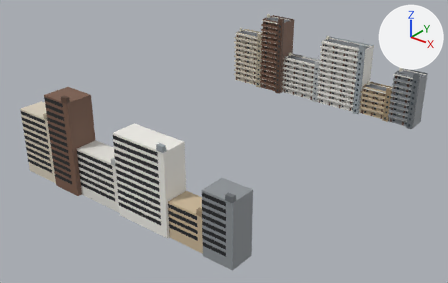
One commit to the glTF model public/models/buildings/manshon.glb: the scene before it, then after it.
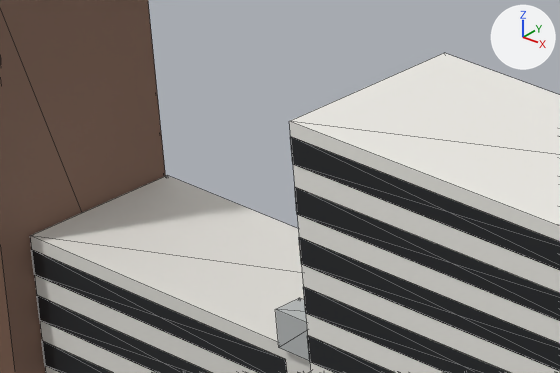
The first picture shows the older version from a 50 mm camera at (222.2, -298.8, 133.9) aimed at (57.0, -92.4, 5.9). The close-ups show the older and then the newer version on the part from 16% to 34% of the width and 41% to 59% of the height of that picture. Only the edits that show in the close-ups are written down. Lighting does not change. The marker at upper right points along +X, +Y and +Z. The close-ups show mesh edges as thin lines. Where no turn or scale is listed for an object, it has been applied to the vertices. Vertices at exactly the same position are counted once.

The first close-up shows 'manshon_b_lo_mesh', 'manshon_c_lo_mesh', 'manshon_d_lo_mesh'.
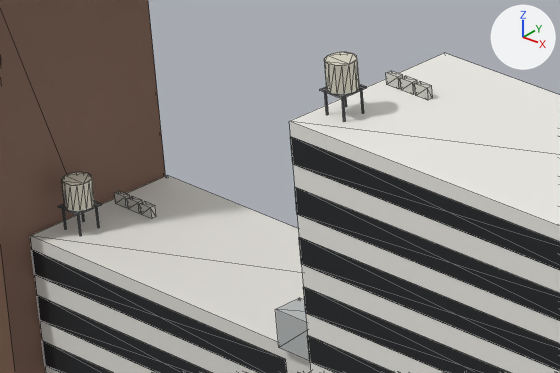
What differs and where, as boxes [x1, y1, x2, y2] in the close-ups (560 x 373 px):
'manshon_d_lo_mesh', reshaped: before [289, 53, 560, 373]; after [289, 52, 560, 373]
'manshon_c_lo_mesh', reshaped: before [30, 175, 311, 373]; after [30, 172, 311, 373]
part 1 of me_manshon_c_lo_mesh, added: after [63, 210, 67, 230]
part 2 of me_manshon_c_lo_mesh, added: after [96, 207, 100, 228]
part 3 of me_manshon_c_lo_mesh, added: after [78, 215, 82, 236]
part 4 of me_manshon_c_lo_mesh, added: after [58, 202, 102, 216]
part 5 of me_manshon_c_lo_mesh, added: after [62, 172, 95, 212]
part 6 of me_manshon_c_lo_mesh, added: after [114, 191, 130, 208]
part 7 of me_manshon_c_lo_mesh, added: after [127, 196, 142, 214]
part 8 of me_manshon_c_lo_mesh, added: after [140, 202, 156, 219]
part 9 of me_manshon_d_lo_mesh, added: after [324, 92, 329, 115]
part 10 of me_manshon_d_lo_mesh, added: after [360, 91, 364, 113]
part 11 of me_manshon_d_lo_mesh, added: after [342, 99, 346, 122]
part 12 of me_manshon_d_lo_mesh, added: after [320, 84, 367, 99]
part 13 of me_manshon_d_lo_mesh, added: after [324, 52, 360, 95]
part 14 of me_manshon_d_lo_mesh, added: after [386, 71, 403, 89]
part 15 of me_manshon_d_lo_mesh, added: after [400, 76, 417, 95]
part 16 of me_manshon_d_lo_mesh, added: after [415, 81, 433, 100]

What changed in the scene script:
```text
Change me_manshon_c_lo_mesh:
    used by ob_manshon_c_lo_mesh; location = (46.8, -150.0, 0.0)
    remove me_manshon_c_lo_mesh.from_pydata(...)  # 146 vertices, 252 faces; spans x -12.0..12.0, y -10.4..0.1, z 0.0..23.8
    add me_manshon_c_lo_mesh.from_pydata(...)  # 238 vertices, 400 faces; spans x -12.0..12.0, y -10.4..0.1, z 0.0..24.6
    me_manshon_c_lo_mesh part 1: a new loose piece, a box spanning x -11.086..-11.006, y -8.286..-8.206, z 21.5..22.9, in mat_paint
    me_manshon_c_lo_mesh part 2: a new loose piece, a box spanning x -9.794..-9.714, y -6.994..-6.914, z 21.5..22.9, in mat_paint
    me_manshon_c_lo_mesh part 3: a new loose piece, a box spanning x -9.794..-9.714, y -8.286..-8.206, z 21.5..22.9, in mat_paint
    me_manshon_c_lo_mesh part 4: a new loose piece, a box spanning x -11.25..-9.55, y -8.45..-6.75, z 22.9..22.98, in mat_paint
    me_manshon_c_lo_mesh part 5: a new loose piece, a 14-sided cylinder along z spanning x -11.2..-9.6, y -8.4..-6.8, z 23.0..24.6, in mat_paint
    me_manshon_c_lo_mesh part 6: a new loose piece, a box spanning x -11.4..-10.5, y -4.35..-4.0, z 21.5..22.2, in mat_paint
    me_manshon_c_lo_mesh part 7: a new loose piece, a box spanning x -10.3..-9.4, y -4.35..-4.0, z 21.5..22.2, in mat_paint
    me_manshon_c_lo_mesh part 8: a new loose piece, a box spanning x -9.2..-8.3, y -4.35..-4.0, z 21.5..22.2, in mat_paint
    other edits to the shape of me_manshon_c_lo_mesh do not show in these pictures
    remove me_manshon_c_lo_mesh.materials.append(mat_window)
Change me_manshon_d_lo_mesh:
    used by ob_manshon_d_lo_mesh; location = (71.95, -150.0, 0.0)
    remove me_manshon_d_lo_mesh.from_pydata(...)  # 246 vertices, 432 faces; spans x -13.0..13.0, y -11.4..0.1, z 0.0..38.3
    add me_manshon_d_lo_mesh.from_pydata(...)  # 338 vertices, 580 faces; spans x -13.0..13.0, y -11.4..0.1, z 0.0..39.1
    me_manshon_d_lo_mesh part 9: a new loose piece, a box spanning x -12.086..-12.006, y -9.286..-9.206, z 36.0..37.4, in mat_paint
    me_manshon_d_lo_mesh part 10: a new loose piece, a box spanning x -10.794..-10.714, y -7.994..-7.914, z 36.0..37.4, in mat_paint
    me_manshon_d_lo_mesh part 11: a new loose piece, a box spanning x -10.794..-10.714, y -9.286..-9.206, z 36.0..37.4, in mat_paint
    me_manshon_d_lo_mesh part 12: a new loose piece, a box spanning x -12.25..-10.55, y -9.45..-7.75, z 37.4..37.48, in mat_paint
    me_manshon_d_lo_mesh part 13: a new loose piece, a 14-sided cylinder along z spanning x -12.2..-10.6, y -9.4..-7.8, z 37.5..39.1, in mat_paint
    me_manshon_d_lo_mesh part 14: a new loose piece, a box spanning x -12.4..-11.5, y -4.75..-4.4, z 36.0..36.7, in mat_paint
    me_manshon_d_lo_mesh part 15: a new loose piece, a box spanning x -11.3..-10.4, y -4.75..-4.4, z 36.0..36.7, in mat_paint
    me_manshon_d_lo_mesh part 16: a new loose piece, a box spanning x -10.2..-9.3, y -4.75..-4.4, z 36.0..36.7, in mat_paint
    other edits to the shape of me_manshon_d_lo_mesh do not show in these pictures
    remove me_manshon_d_lo_mesh.materials.append(mat_window)
```
